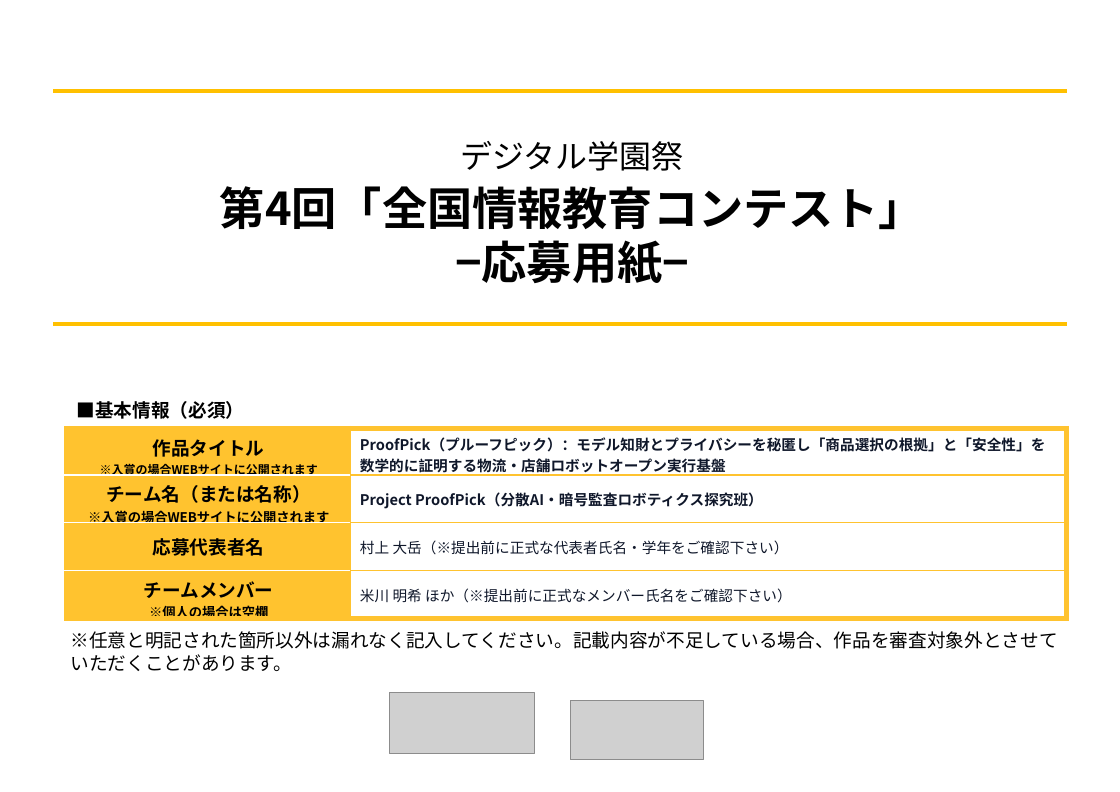
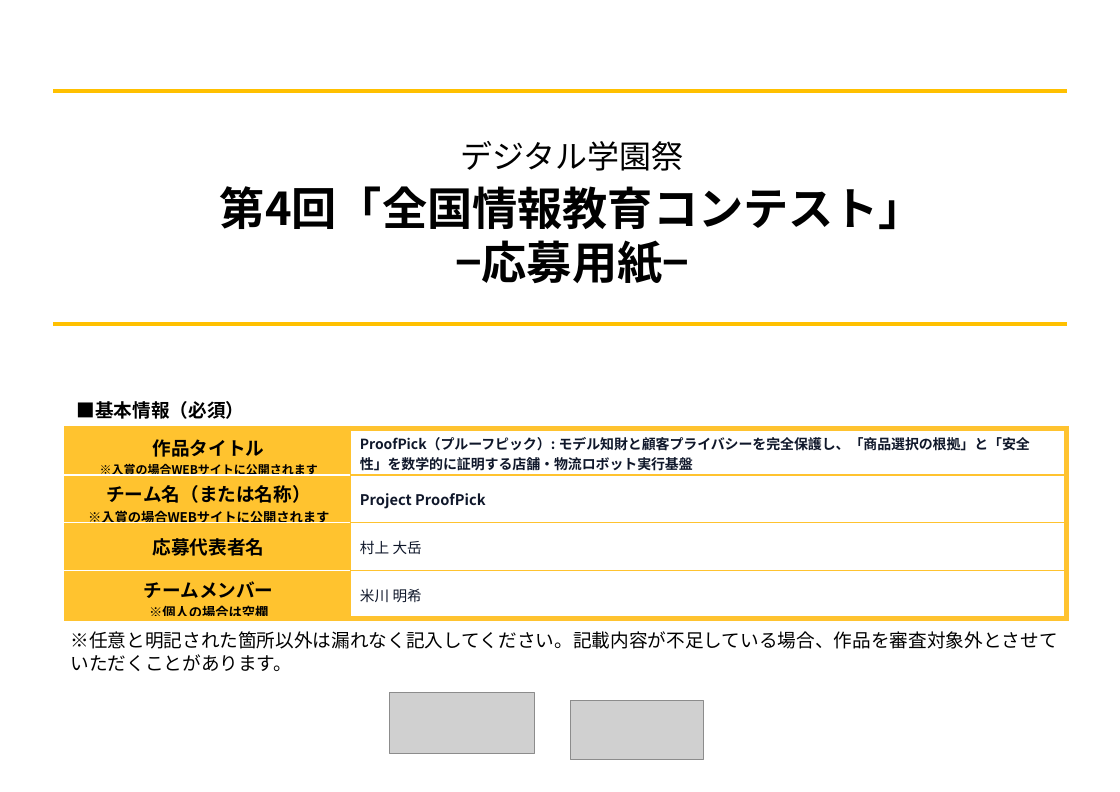
Before and after one commit to sururu-k/ProofPick, a slide deck: slide 1 of md/zenjyocon_entry_sheet_2026.pptx. Drawn at 1120x792 pixels with LibreOffice and Linux fonts; fonts in the diff are those of the drawing; grey boxes stand for pictures. Boxes give left, top, right and bottom in pixels: in the first picture for what was removed or moved away, otherwise in the second. Text is boxed around its words. In the diff, an @@ line names an element or a change of style, - is before the commit and + after.

```diff
--- a/md/zenjyocon_entry_sheet_2026.pptx
+++ b/md/zenjyocon_entry_sheet_2026.pptx
@@ table at box(67, 428, 1067, 743) @@
-row 1, column 2: ProofPick（プルーフピック）：モデル知財とプライバシーを秘匿し「商品選択の根拠」と「安全性」を数学的に証明する物流・店舗ロボットオープン実行基盤
+row 1, column 2: ProofPick（プルーフピック）: モデル知財と顧客プライバシーを完全保護し、「商品選択の根拠」と「安全性」を数学的に証明する店舗・物流ロボット実行基盤
-row 2, column 2: Project ProofPick（分散AI・暗号監査ロボティクス探究班）
+row 2, column 2: Project ProofPick
-row 3, column 2: 村上 大岳（※提出前に正式な代表者氏名・学年をご確認下さい）
+row 3, column 2: 村上 大岳
-row 4, column 2: 米川 明希 ほか（※提出前に正式なメンバー氏名をご確認下さい）
+row 4, column 2: 米川 明希
```
Also in this commit, not shown: 10 other slides changed.
